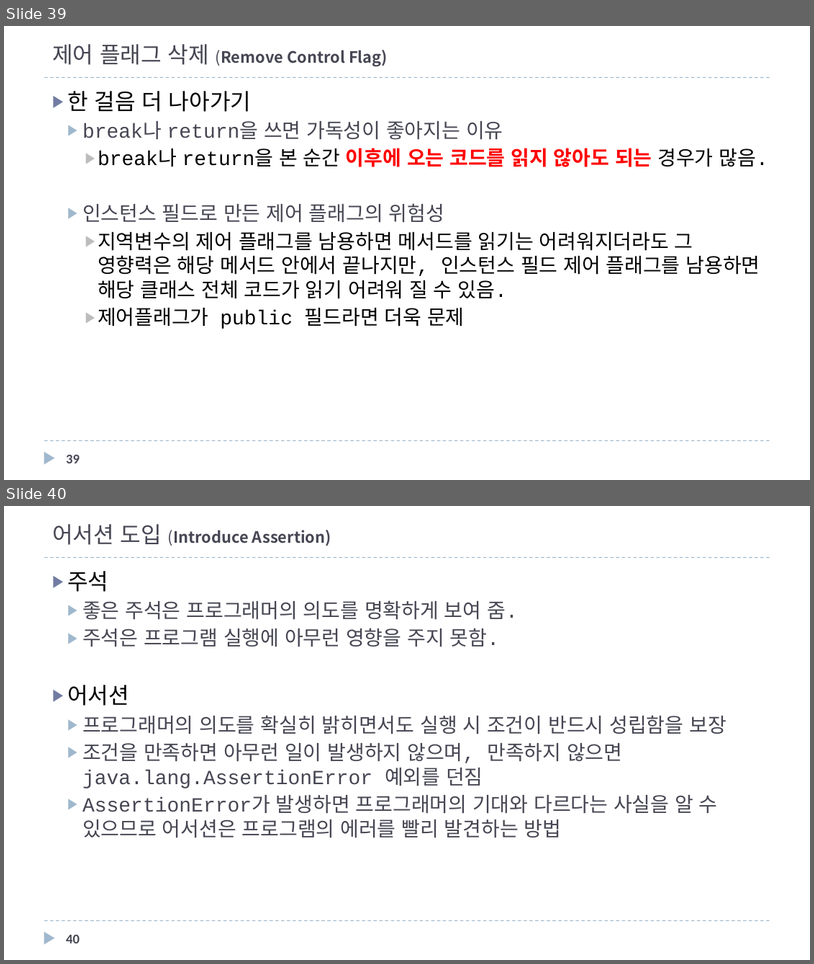
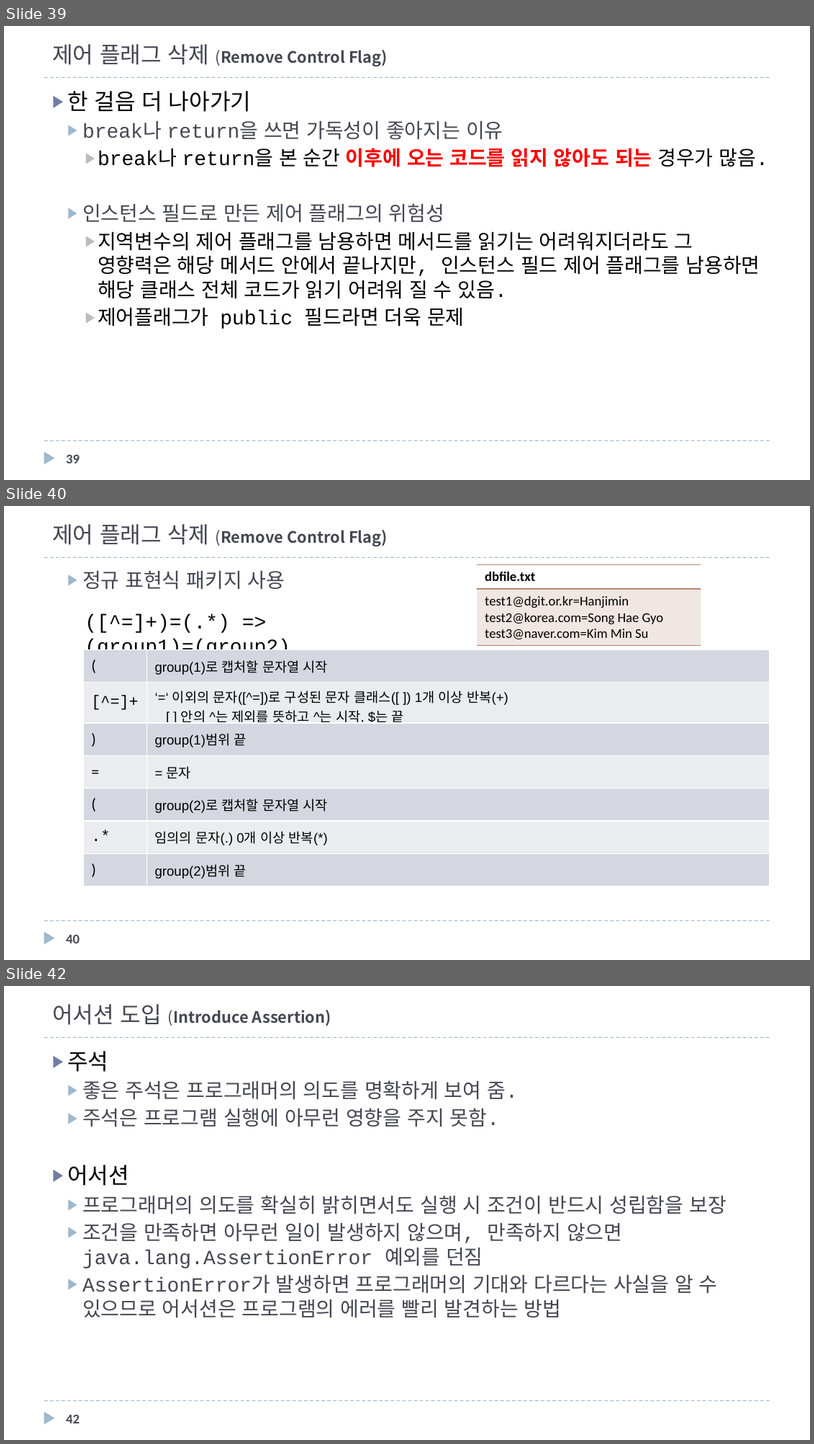
Before and after one commit to mkgungor/refactoring_java, a slide deck: ppt/자바로 배우는 리팩토링 입문.pptx. Shown one above the other, each under a label of ours: slides 39 and 40 before the commit, slides 39, 40 and 42 after it; the slides between them are not shown. The pictures are 814x964 and 814x1444 pixels, drawn with LibreOffice and Linux fonts; fonts in the diff are those of the drawing. Boxes give left, top, right and bottom in pixels: in the first picture for what was removed or moved away, otherwise in the second. Text is boxed around its words. In the diff, an @@ line names an element or a change of style, - is before the commit and + after.

```diff
--- a/ppt/자바로 배우는 리팩토링 입문.pptx
+++ b/ppt/자바로 배우는 리팩토링 입문.pptx
@@ slide 40 added at box(4, 506, 810, 960), background #FFFFFF; not listed: 3 template elements that a slide beside it also shows @@
@@ title added at box(52, 524, 388, 547), 14 pt, text #464653, bold @@
+제어 플래그 삭제 (Remove Control Flag)
@@ table added at box(477, 565, 702, 646), 2 rows, 1 columns @@
+dbfile.txt
+test1@dgit.or.kr=Hanjimin / test2@korea.com=Song Hae Gyo / test3@naver.com=Kim Min Su
@@ text added at box(82, 571, 286, 589), 18 pt, text #464653 @@
+  ▶ 정규 표현식 패키지 사용
@@ table added at box(83, 649, 770, 886), 7 rows, 2 columns @@
+( | group(1)로 캡처할 문자열 시작
+[^=]+ | ‘=‘ 이외의 문자([^=])로 구성된 문자 클래스([ ]) 1개 이상 반복(+) / [ ] 안의 ^는 제외를 뜻하고 ^는 시작, $는 끝
+) | group(1)범위 끝
+= | = 문자
+( | group(2)로 캡처할 문자열 시작
+.* | 임의의 문자(.) 0개 이상 반복(*)
+) | group(2)범위 끝
@@ text added at box(85, 638, 291, 659), 18 pt, text #000000 @@
+([^=]+)=(.*) => (group1)=(group2)
@@ page number added at box(66, 934, 80, 943), 12 pt, text #464653, bold @@
+40
@@ what was slide 40 is now slide 42 @@
@@ page number at box(66, 1414, 80, 1423): text changed @@
-40
+42
```
Also in this commit, not shown: 7 slides changed, 9 other slides added, 1 slide removed, 5 other files.
